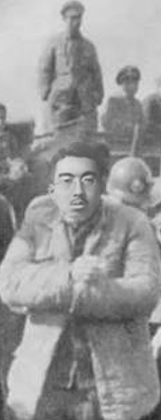
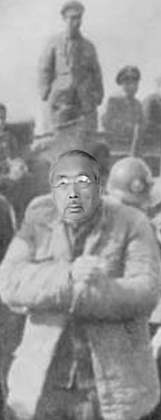
Comparing the layer stacks of the two 161 x 420 images. Changes:
added layer "图层 3 拷贝 2" above "图层 3 拷贝" over [47, 149, 106, 221]
hid "图层 2 拷贝" over [46, 142, 106, 218]
